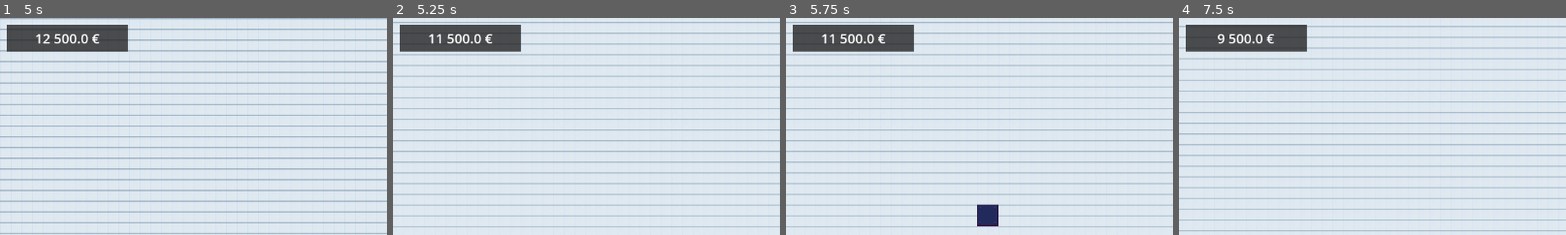
Above: before the commit, frames 1-4 (left to right).
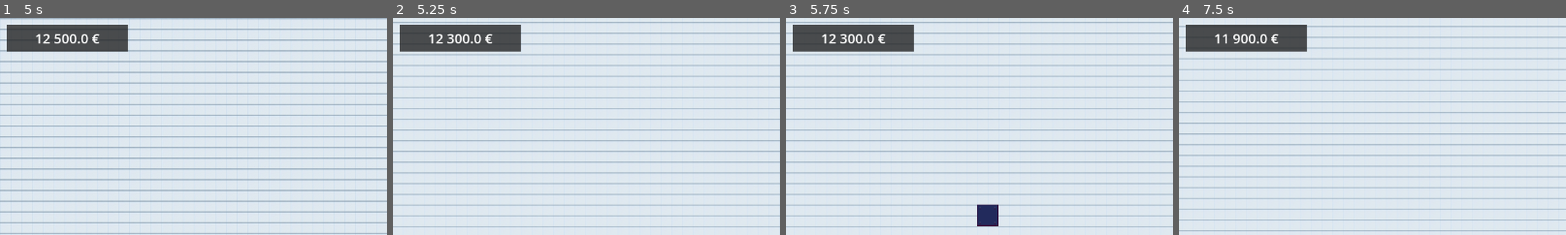
Above: after the commit, the same moments.

Repository: AApoLLoo/Projet
Game: Godot game, scene res://scene/main_menu.tscn
Same seed, same stepped clock (60 frames per second), same inputs: the game is played once before the commit and once after it.
Inputs (mouse positions are % of the whole screen's width and height, from its top left):
- Up to frame 1 (5 s): click "[START NEW GAME]" at 0.5 s; click "||" at 1.25 s; click ">" at 2 s; click ">>" at 2.75 s; click ">>>" at 3.5 s; click "Construction" at 4.25 s
- Up to frame 2 (5.25 s): tap Enter at 5 s; move the mouse to (72, 45) at 5.02 s; hold D from 5.03 s (still down); tap Down (camera_down) at 5.1 s; click (72, 45) at 5.17 s
- Up to frame 3 (5.75 s): keep holding D
- Up to frame 4 (7.5 s): release D at 5.75 s; drag from (30, 55) to (45, 70) at 5.77 s; tap Space at 6.5 s; move the mouse to (60, 28) at 6.52 s; hold D 6.53-7.25 s; tap Right (camera_right) at 6.6 s; drag from (45, 70) to (20, 35) at 7.27 s
The pictures show only the part of the screen within x 0-50%, y 0-50%; the shares and areas given below are measured in that part.

Frame 1 is identical in both runs. In frame 2, less than 0.1% of the frame differs, in the area x 11-16%, y 7-13%; in frame 3, less than 0.1%; in frame 4, 0.5%, in the area x 9-26%, y 7-13%.

Commit message:
Rename sprite node and add buildings_data
Rename the Sprite2D node in factory.tscn to "Tuile" and refactor HUD.gd to centralize building properties into a buildings_data dictionary. The previous factory_scene and factory_texture globals were replaced with an entry for "factory" that contains scene, texture and cost (default 200.0). The build button now retrieves the factory data and calls building_manager.start_building with the scene, cost and texture. This prepares the codebase for easier addition of other building types (example stub for "conveyor" included).

Diff:
--- a/scene/factory.tscn
+++ b/scene/factory.tscn
@@ -5,5 +5,5 @@
 [node name="Factory" type="Node2D" unique_id=935672183]
 z_index = 5
 
-[node name="Sprite2D" type="Sprite2D" parent="." unique_id=1945434516]
+[node name="Tuile" type="Sprite2D" parent="." unique_id=1945434516]
 texture = ExtResource("1_52rbu")
--- a/script/HUD.gd
+++ b/script/HUD.gd
@@ -10,8 +10,21 @@
 @onready var btn_x4: Button = %BtnX4
 @onready var btn_build_factory: Button = %BtnBuildFactory
 
-var factory_scene = preload("res://scene/factory.tscn")
-var factory_texture = preload("res://asset/IndustrialTile_14.png")
+# Dictionnaire regroupant les données des différents bâtiments à construire
+var buildings_data = {
+	"factory": {
+		"scene": preload("res://scene/factory.tscn"),
+		"texture": preload("res://asset/IndustrialTile_14.png"),
+		"cost": 200.0 # Prix modifiable ici
+	}
+	# Vous pourrez ajouter d'autres bâtiments ici :
+	# "conveyor": {
+	# 	"scene": preload("res://scene/conveyor.tscn"),
+	# 	"texture": preload("res://asset/conveyor_texture.png"),
+	# 	"cost": 150.0
+	# }
+}
+
 @onready var minimap_camera: Camera2D = %MinimapCamera
 
 func _ready() -> void:
@@ -41,7 +54,8 @@
 	btn_build_factory.pressed.connect(func():
 		var building_manager = get_tree().current_scene.find_child("BuildingManager", true, false)
 		if building_manager:
-			building_manager.start_building(factory_scene, 1000.0, factory_texture)
+			var data = buildings_data["factory"]
+			building_manager.start_building(data["scene"], data["cost"], data["texture"])
 	)
 
 func _process(_delta: float) -> void:
